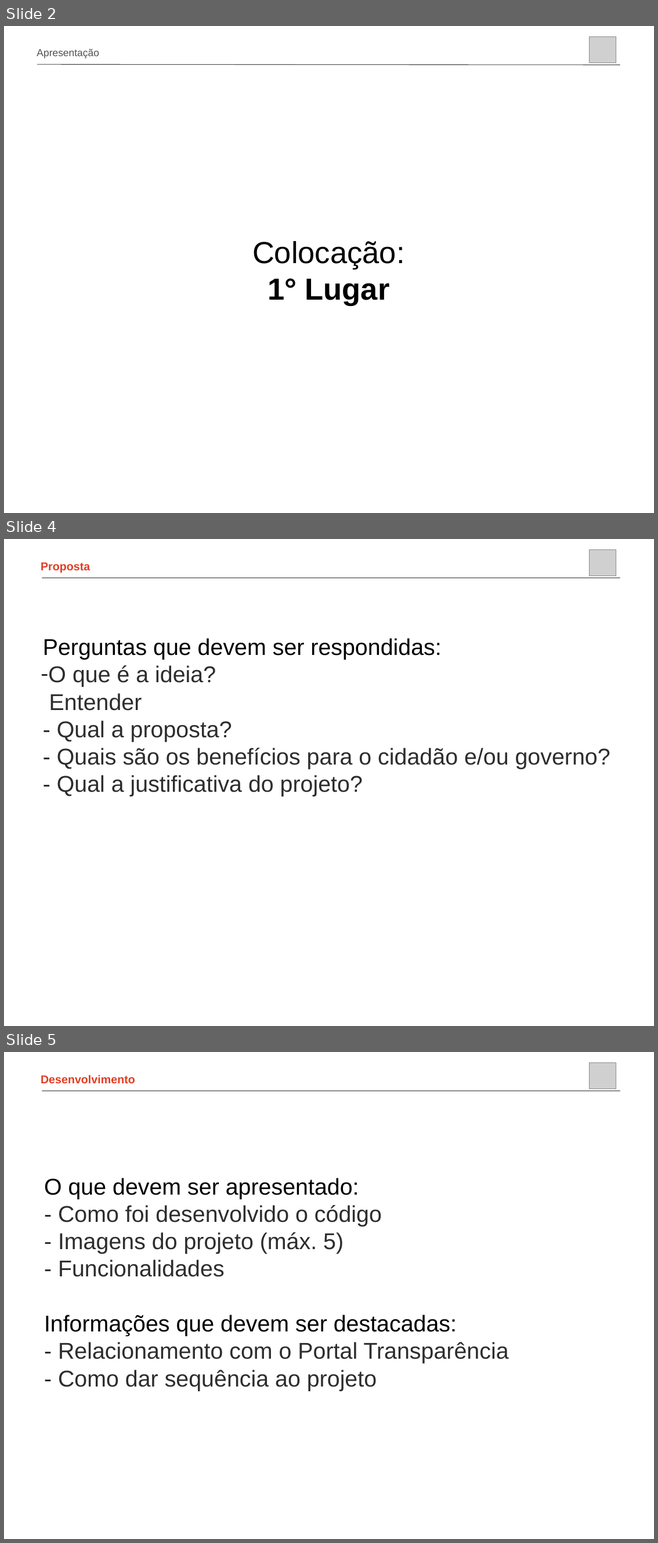
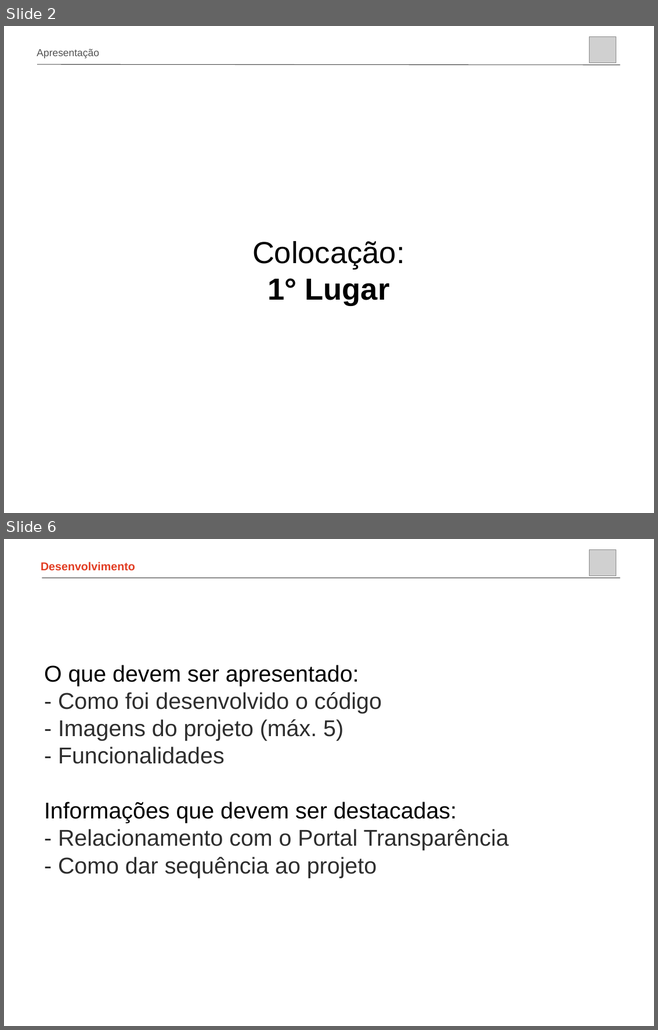
Before and after one commit to jpesce/dataminas, a slide deck: apresentacao/champs.ppt. Shown one above the other, each under a label of ours: slides 2, 4 and 5 before the commit, slides 2 and 6 after it; the slides between them are not shown. The pictures are 658x1543 and 658x1030 pixels, drawn with LibreOffice and Linux fonts; fonts in the diff are those of the drawing; grey boxes stand for pictures; background and template pictures are left out. Boxes give left, top, right and bottom in pixels: in the first picture for what was removed or moved away, otherwise in the second. Text is boxed around its words. In the diff, an @@ line names an element or a change of style, - is before the commit and + after.

```diff
--- a/apresentacao/champs.ppt
+++ b/apresentacao/champs.ppt
@@ slide 4 removed at bbox=[4, 539, 654, 1026], background picture (left out) @@
@@ picture removed at bbox=[589, 550, 616, 576] @@
@@ text removed at bbox=[41, 562, 90, 573] @@
-Proposta
@@ line removed from (42, 578) to (620, 578) @@
@@ text removed at bbox=[41, 638, 610, 797] @@
-Perguntas que devem ser respondidas:
-– O que é a ideia?
-Entender
-- Qual a proposta?
-- Quais são os benefícios para o cidadão e/ou governo?
-- Qual a justificativa do projeto?
@@ what was slide 5 is now slide 6 @@
```
Also in this commit, not shown: 2 slides changed, 2 slides added.
